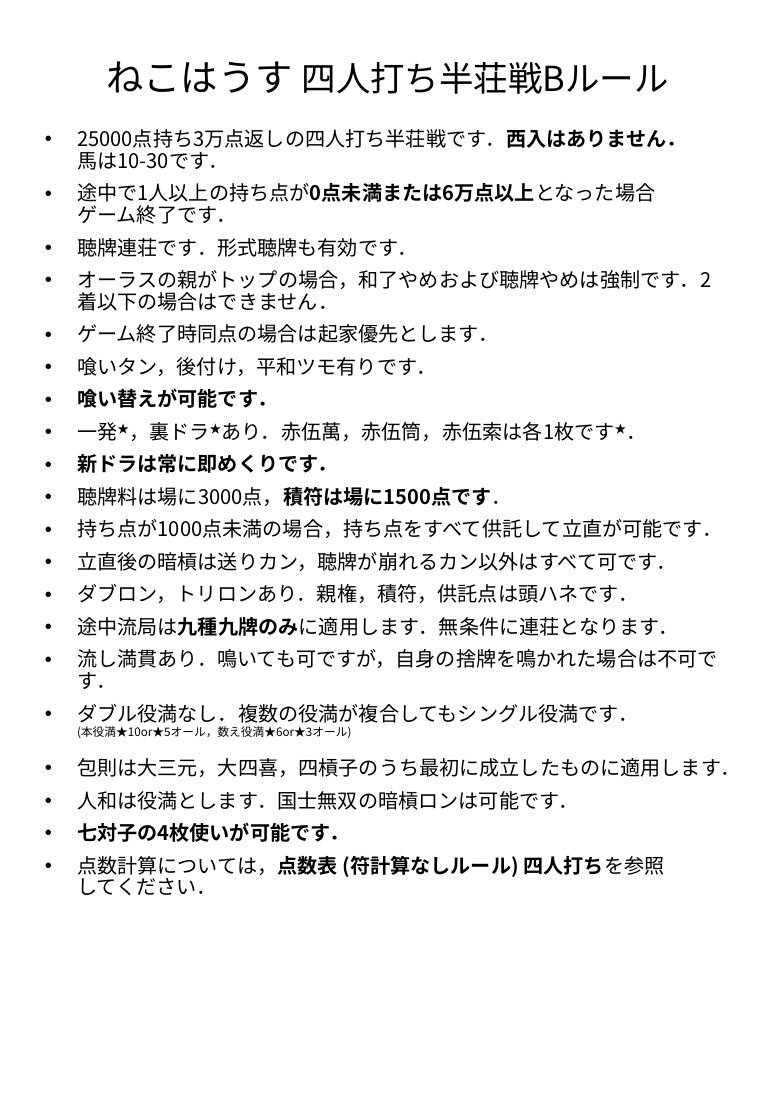
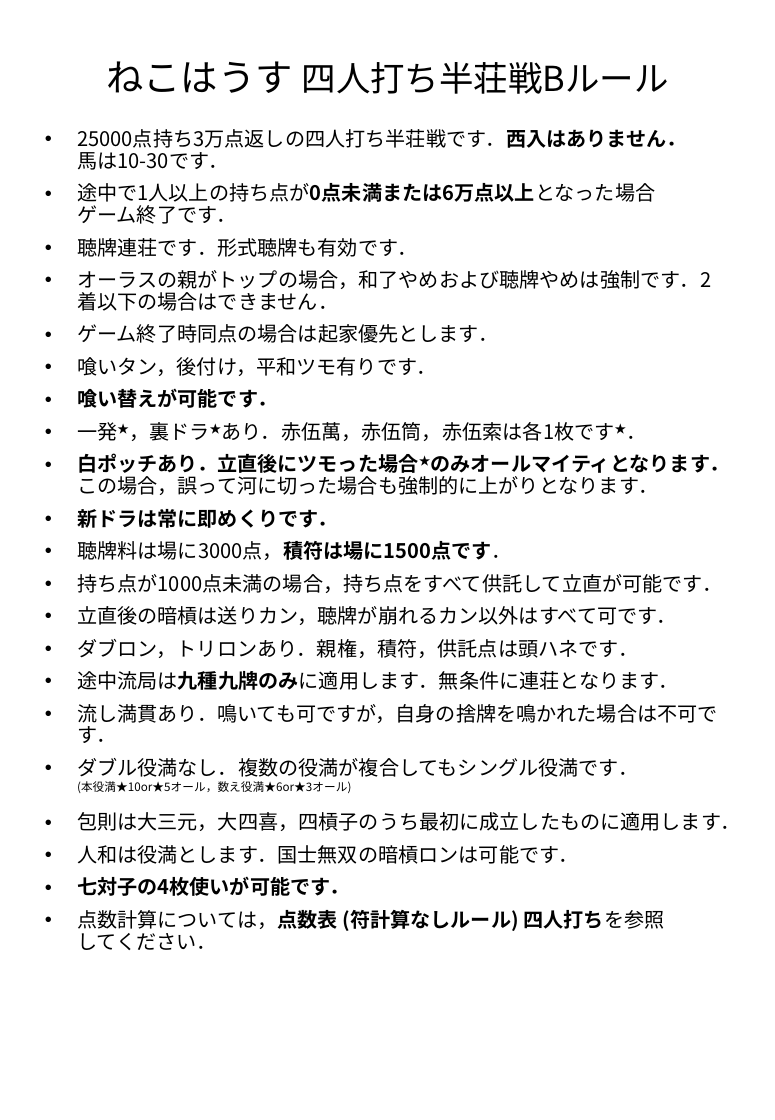
Before and after one commit to nkhrlab/neko-house, a slide deck: slide 4 of rules.pptx. Drawn at 775x1120 pixels with LibreOffice and Linux fonts; fonts in the diff are those of the drawing. Boxes give left, top, right and bottom in pixels: in the first picture for what was removed or moved away, otherwise in the second. Text is boxed around its words. In the diff, an @@ line names an element or a change of style, - is before the commit and + after.

Commit message:
ルール変更

```diff
--- a/rules.pptx
+++ b/rules.pptx
@@ subtitle at <box>77,453,730,495</box>: paragraph added @@
+• 白ポッチあり．立直後にツモった場合★のみオールマイティとなります．
+  この場合，誤って河に切った場合も強制的に上がりとなります．
```
Also in this commit, not shown: 1 other file.
